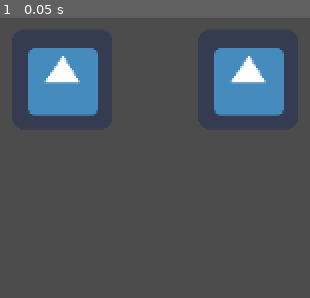
Above: before the commit, frame 1.
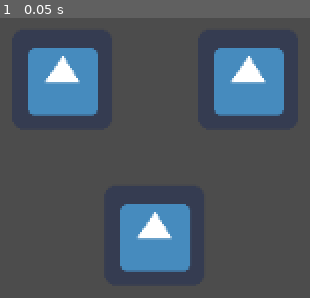
Above: after the commit, the same moment.

Repository: HedgeLizards/GGJ22
Game: Godot game, scene res://Main.tscn
Same seed, same stepped clock (60 frames per second), same inputs: the game is played once before the commit and once after it. The engine's default icon, where the game draws it, is replaced by a stand-in: a white triangle on a blue panel in a dark square.
Inputs:
- Up to frame 1 (0.05 s): no input

The runs differ from the first frame. In frame 1, 5.4% of the frame differs, in the area x 38-62%, y 66-91%.

Commit message:
run from macos

Diff:
--- a/Main.tscn
+++ b/Main.tscn
@@ -11,3 +11,7 @@
 [node name="Sprite2" type="Sprite" parent="."]
 position = Vector2( 475, 215 )
 texture = ExtResource( 1 )
+
+[node name="Sprite3" type="Sprite" parent="."]
+position = Vector2( 415, 315 )
+texture = ExtResource( 1 )
Not shown, changed: .github/workflows/export_godot_files.yml
